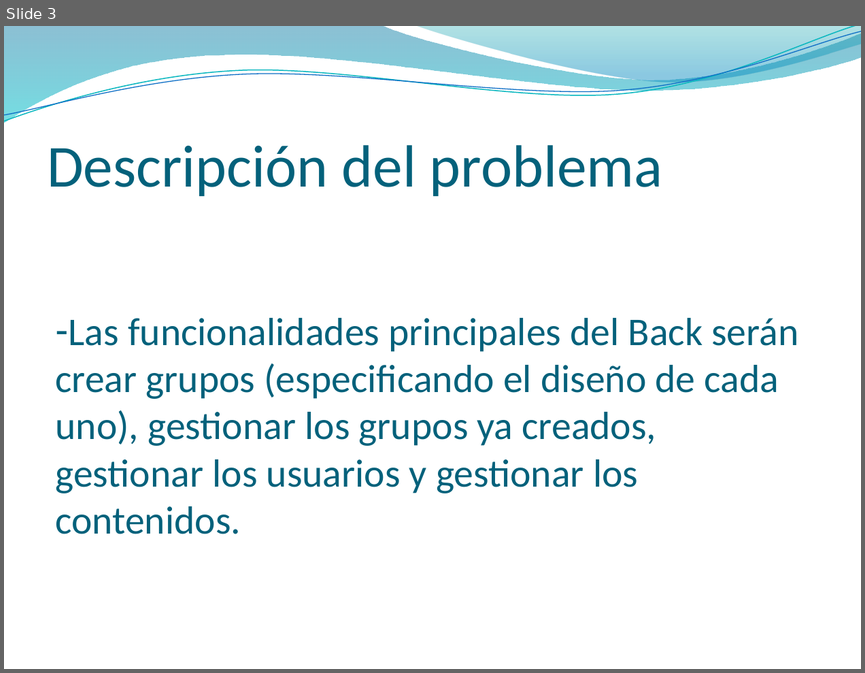
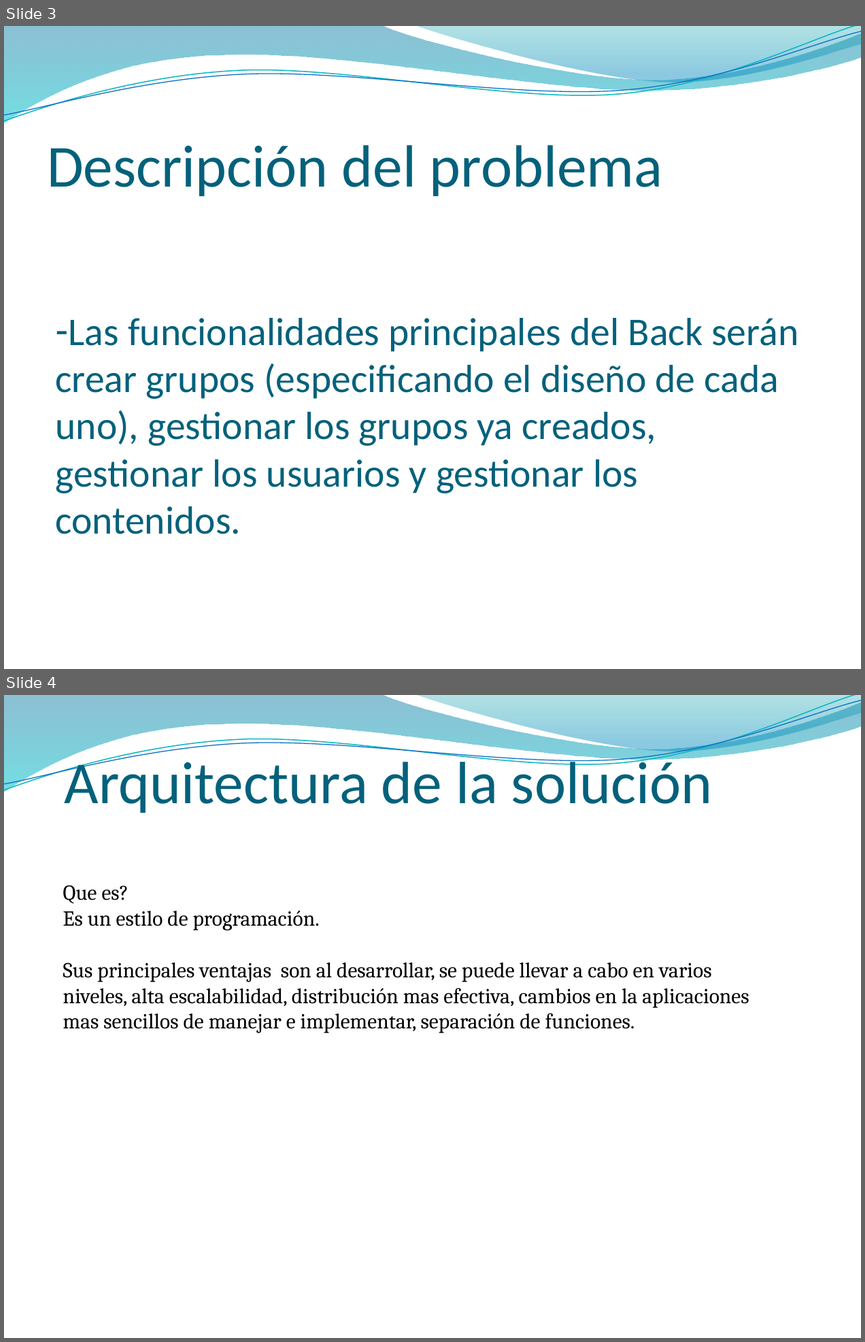
Before and after one commit to lavarece/tsi-g4-2012, a slide deck: docs/Presentación de Indignado Framework.pptx. Shown one above the other, each under a label of ours: slide 3 before the commit, slides 3 and 4 after it. The pictures are 865x673 and 865x1342 pixels, drawn with LibreOffice and Linux fonts; fonts in the diff are those of the drawing; background and template pictures are left out. Boxes give left, top, right and bottom in pixels: in the first picture for what was removed or moved away, otherwise in the second. Text is boxed around its words. In the diff, an @@ line names an element or a change of style, - is before the commit and + after.

```diff
--- a/docs/Presentación de Indignado Framework.pptx
+++ b/docs/Presentación de Indignado Framework.pptx
@@ slide 4 added at (x1=4, y1=695, x2=861, y2=1338), background picture (left out); not listed: 4 template elements that a slide beside it also shows @@
@@ title added at (x1=65, y1=753, x2=712, y2=813), 50 pt, text #04617B @@
+Arquitectura de la solución
@@ text added at (x1=63, y1=885, x2=749, y2=1033), 18 pt, text #000000 @@
+Que es?
+Es un estilo de programación.
+Sus principales ventajas son al desarrollar, se puede llevar a cabo en varios niveles, alta escalabilidad, distribución mas efectiva, cambios en la aplicaciones mas sencillos de manejar e implementar, separación de funciones.
```
Also in this commit, not shown: 1 other slide added.
